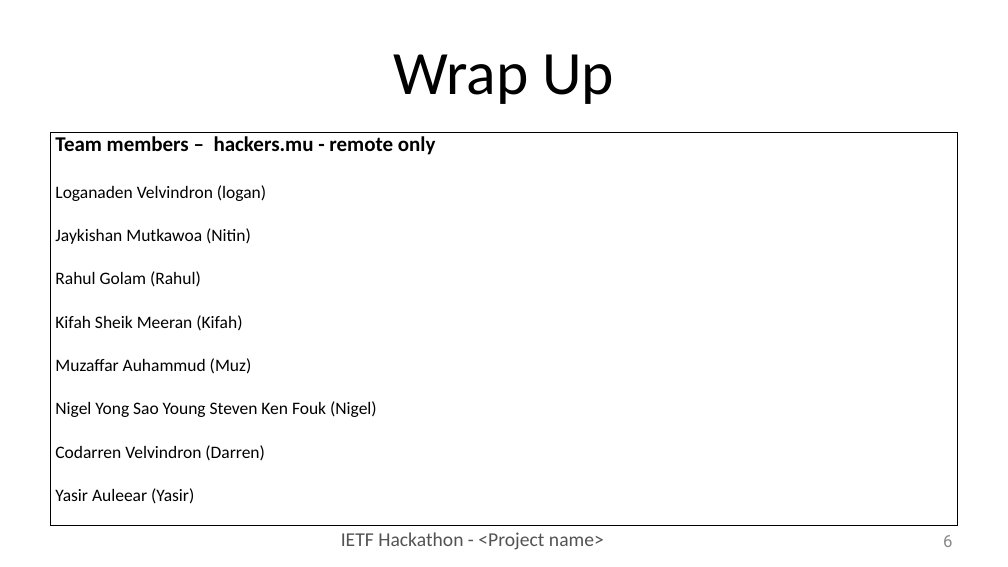
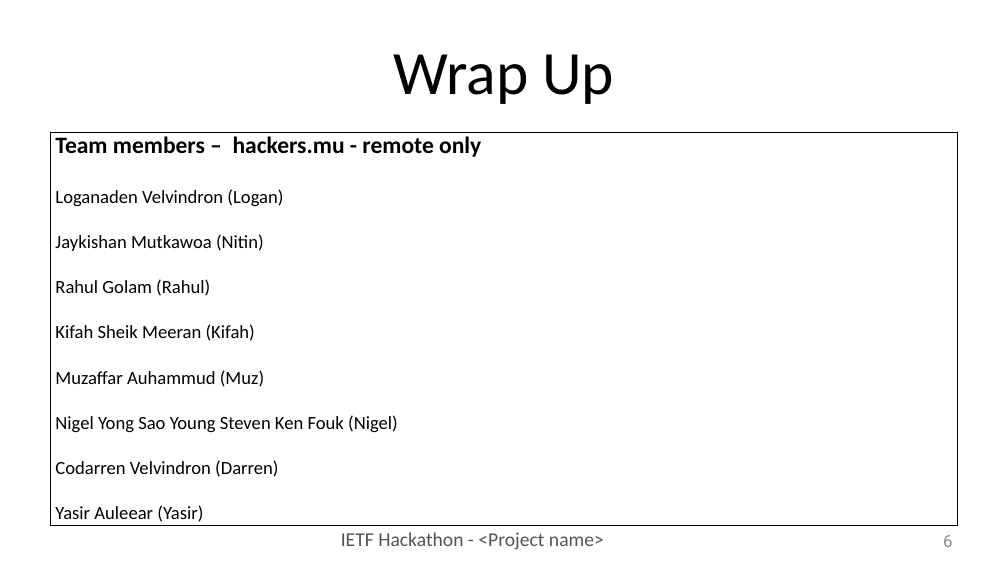
Before and after one commit to IETF-Hackathon/ietf102-project-presentations, a slide deck: slide 6 of hackathon_presentation_tls13.pptx. Drawn at 1008x567 pixels with LibreOffice and Linux fonts; fonts in the diff are those of the drawing. Boxes give left, top, right and bottom in pixels: in the first picture for what was removed or moved away, otherwise in the second. Text is boxed around its words. In the diff, an @@ line names an element or a change of style, - is before the commit and + after.

Commit message:
Update again

```diff
--- a/hackathon_presentation_tls13.pptx
+++ b/hackathon_presentation_tls13.pptx
@@ text at bbox=[55, 136, 481, 522]: size 15 to 16.8 pt in "Team members – hackers.mu - remote only"; size 12.5 to 13.3 pt in "Jaykishan Mutkawoa (Nitin)", "Rahul Golam (Rahul)", "Kifah Sheik Meeran (Kifah)", "Muzaffar Auhammud (Muz)" and 3 more places @@
@@ text at bbox=[55, 189, 283, 207]: text changed; size 12.5 to 13.3 pt @@
-Loganaden Velvindron (logan)
+Loganaden Velvindron (Logan)
```
Also in this commit, not shown: 1 other slide changed.
